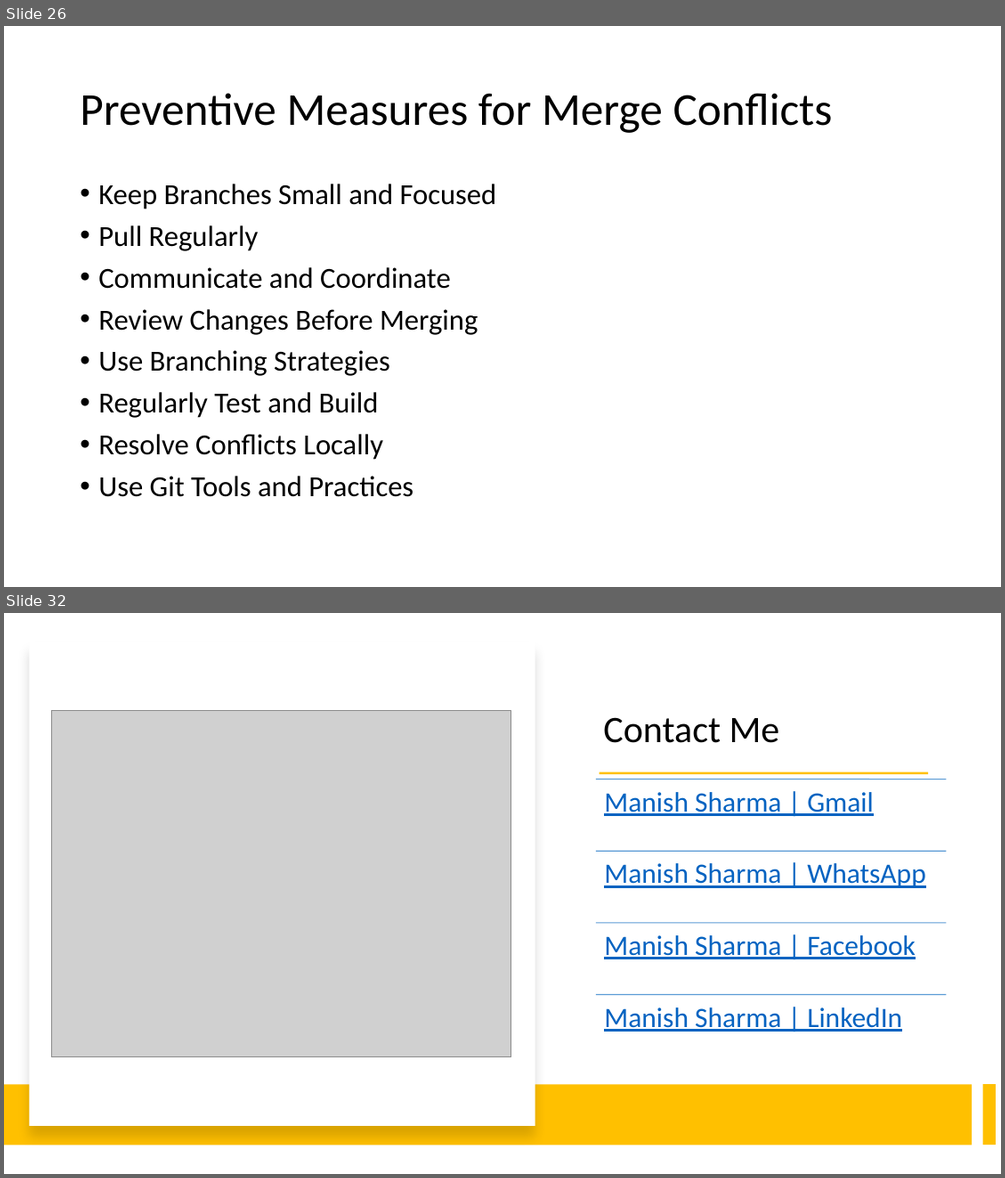
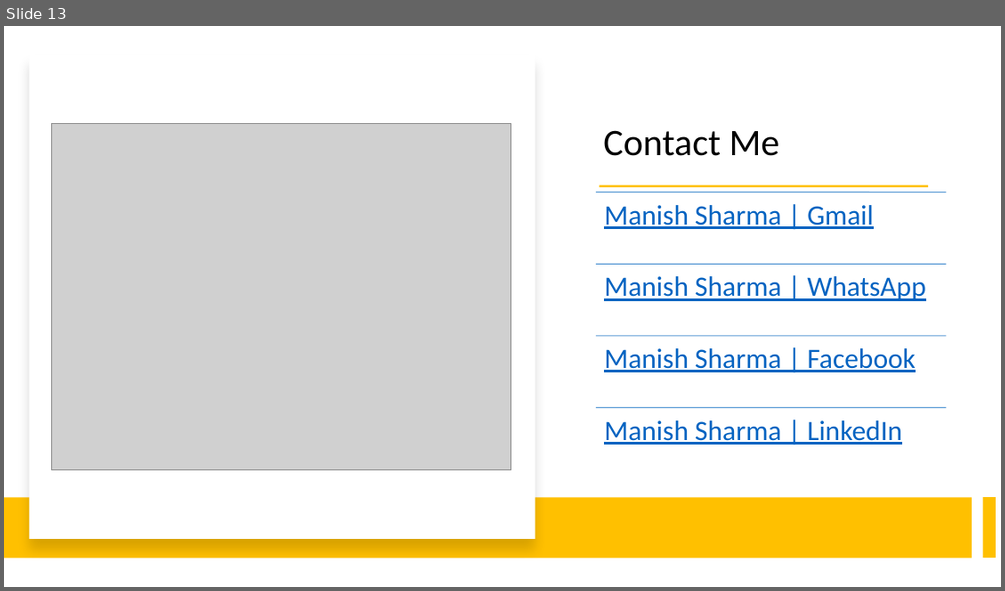
Before and after one commit to explore-with-manish/BFL_Byte_Jul23, a slide deck: Ng-Byte.pptx. Shown one above the other, each under a label of ours: slides 26 and 32 before the commit, slide 13 after it; the slides between them are not shown. The pictures are 1005x1178 and 1005x591 pixels, drawn with LibreOffice and Linux fonts; fonts in the diff are those of the drawing; grey boxes stand for pictures. Boxes give left, top, right and bottom in pixels: in the first picture for what was removed or moved away, otherwise in the second. Text is boxed around its words. In the diff, an @@ line names an element or a change of style, - is before the commit and + after.

```diff
--- a/Ng-Byte.pptx
+++ b/Ng-Byte.pptx
@@ slide 26 removed at (4,26,1001,587), background #FFFFFF @@
@@ title removed at (80,93,833,133) @@
-Preventive Measures for Merge Conflicts
@@ text removed at (98,184,497,497) @@
-• Keep Branches Small and Focused
-• Pull Regularly
-• Communicate and Coordinate
-• Review Changes Before Merging
-• Use Branching Strategies
-• Regularly Test and Build
-• Resolve Conflicts Locally
-• Use Git Tools and Practices
@@ what was slide 32 is now slide 13 @@
```
Also in this commit, not shown: 12 slides added, 30 other slides removed.
